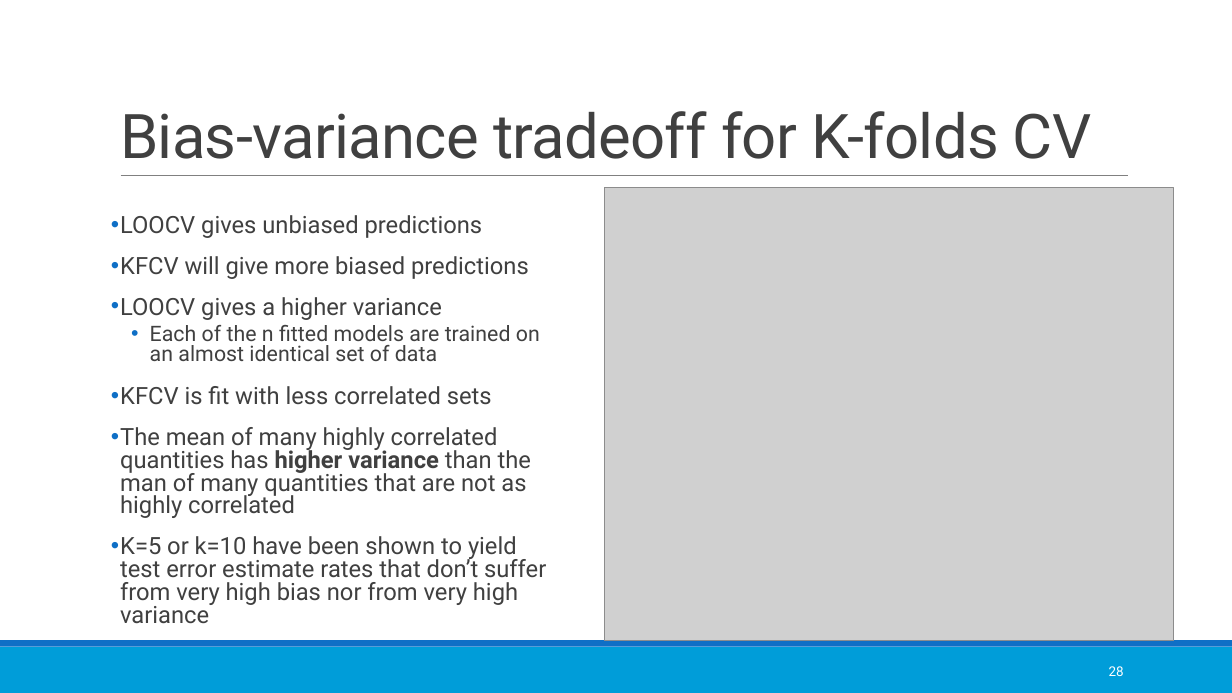
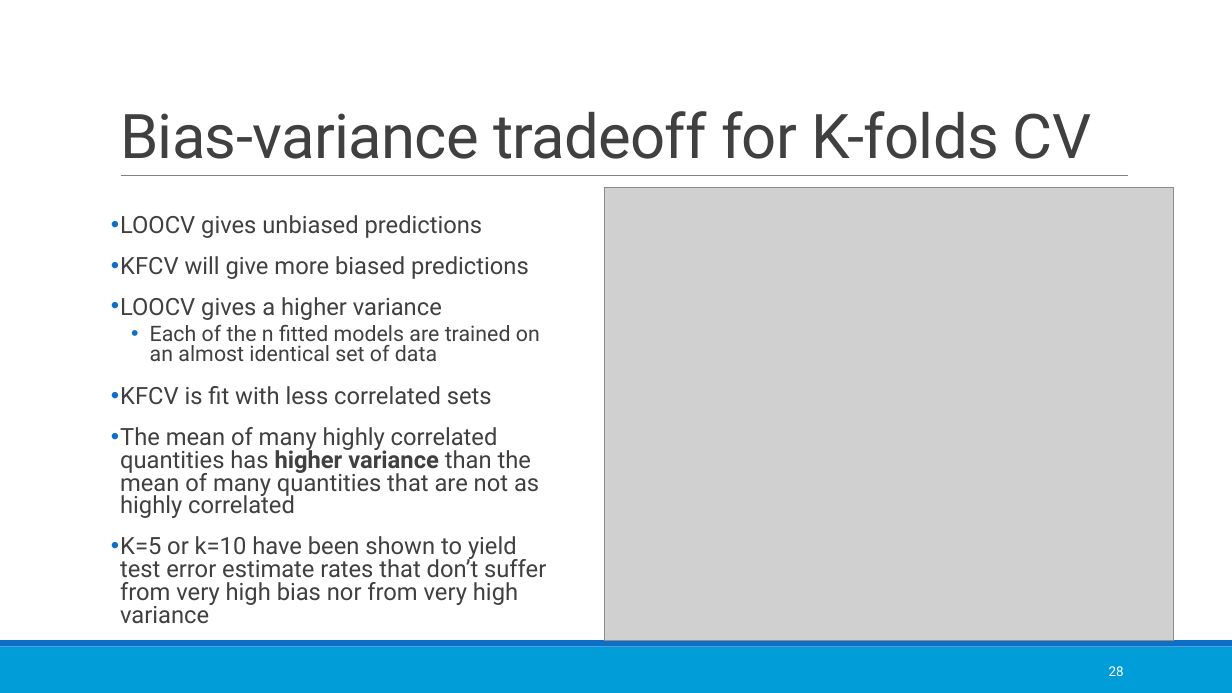
Before and after one commit to champasaigal/Data-Science-Class-Clone-Final, a slide deck: slide 28 of Session_07_FeatureEngineering_and_CrossValidation/Session7_FeatureEngineering_CrossValidation.pptx. Drawn at 1232x693 pixels with LibreOffice and Linux fonts; fonts in the diff are those of the drawing; grey boxes stand for pictures. Boxes give left, top, right and bottom in pixels: in the first picture for what was removed or moved away, otherwise in the second. Text is boxed around its words. In the diff, an @@ line names an element or a change of style, - is before the commit and + after.

```diff
--- a/Session_07_FeatureEngineering_and_CrossValidation/Session7_FeatureEngineering_CrossValidation.pptx
+++ b/Session_07_FeatureEngineering_and_CrossValidation/Session7_FeatureEngineering_CrossValidation.pptx
@@ text at box(120, 427, 539, 518): text changed @@
-• The mean of many highly correlated quantities has higher variance than the man of many quantities that are not as highly correlated
+• The mean of many highly correlated quantities has higher variance than the mean of many quantities that are not as highly correlated
```
Also in this commit, not shown: 2 other slides changed, 2 other files.
